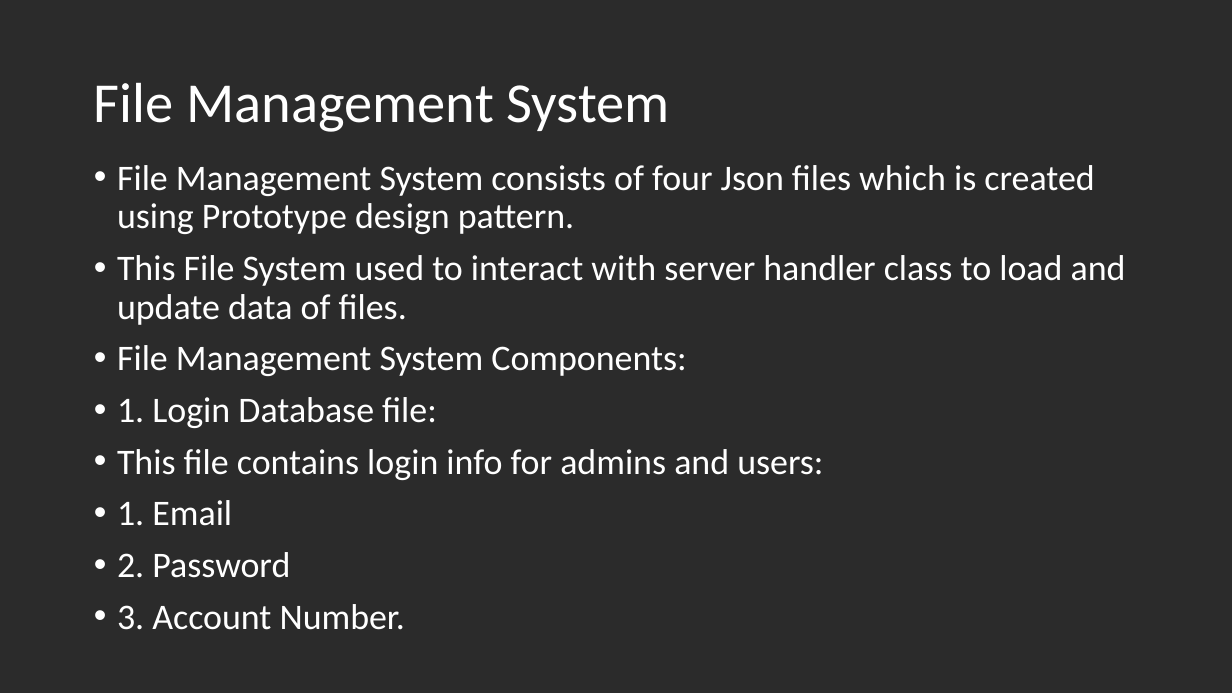
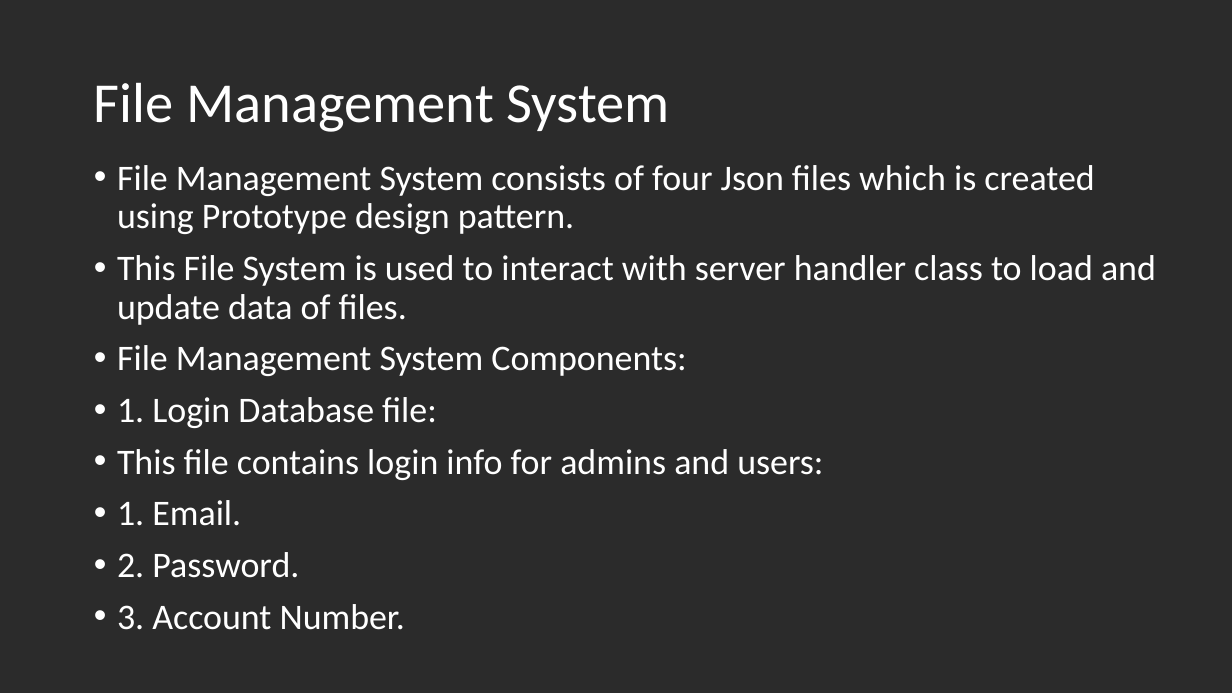
Before and after one commit to AhmedMohammed120/ITIDA_Batch_3_Final_Project, a slide deck: slide 11 of Project Presentation/Bank System Project.pptx. Drawn at 1232x693 pixels with LibreOffice and Linux fonts; fonts in the diff are those of the drawing; background and template pictures are left out; a plain dark background stands for a picture behind light text. Boxes give left, top, right and bottom in pixels: in the first picture for what was removed or moved away, otherwise in the second. Text is boxed around its words. In the diff, an @@ line names an element or a change of style, - is before the commit and + after.

```diff
--- a/Project Presentation/Bank System Project.pptx
+++ b/Project Presentation/Bank System Project.pptx
@@ text at bbox=[117, 255, 1156, 325]: text changed @@
-• This File System used to interact with server handler class to load and update data of files.
+• This File System is used to interact with server handler class to load and update data of files.
@@ text at bbox=[117, 500, 299, 578]: text changed @@
-• 1. Email
-• 2. Password
+• 1. Email.
+• 2. Password.
```
Also in this commit, not shown: 4 other slides changed.
